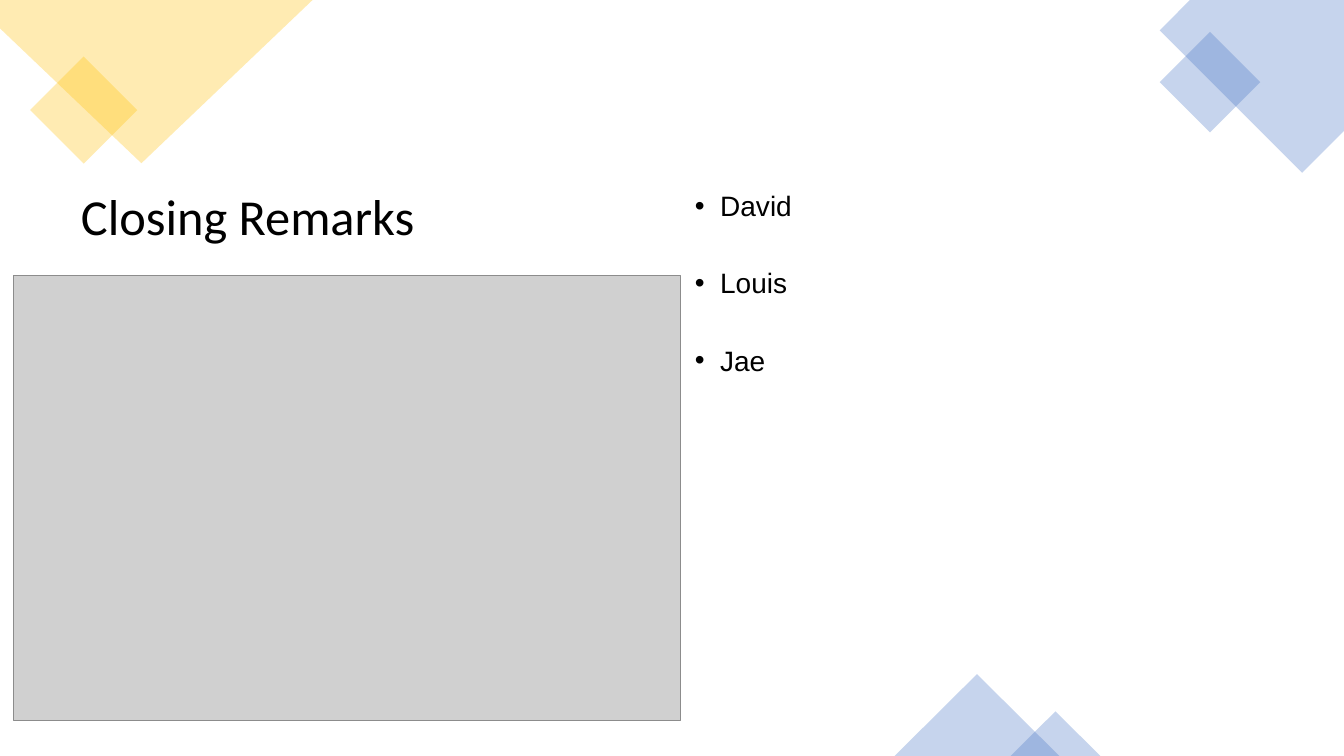
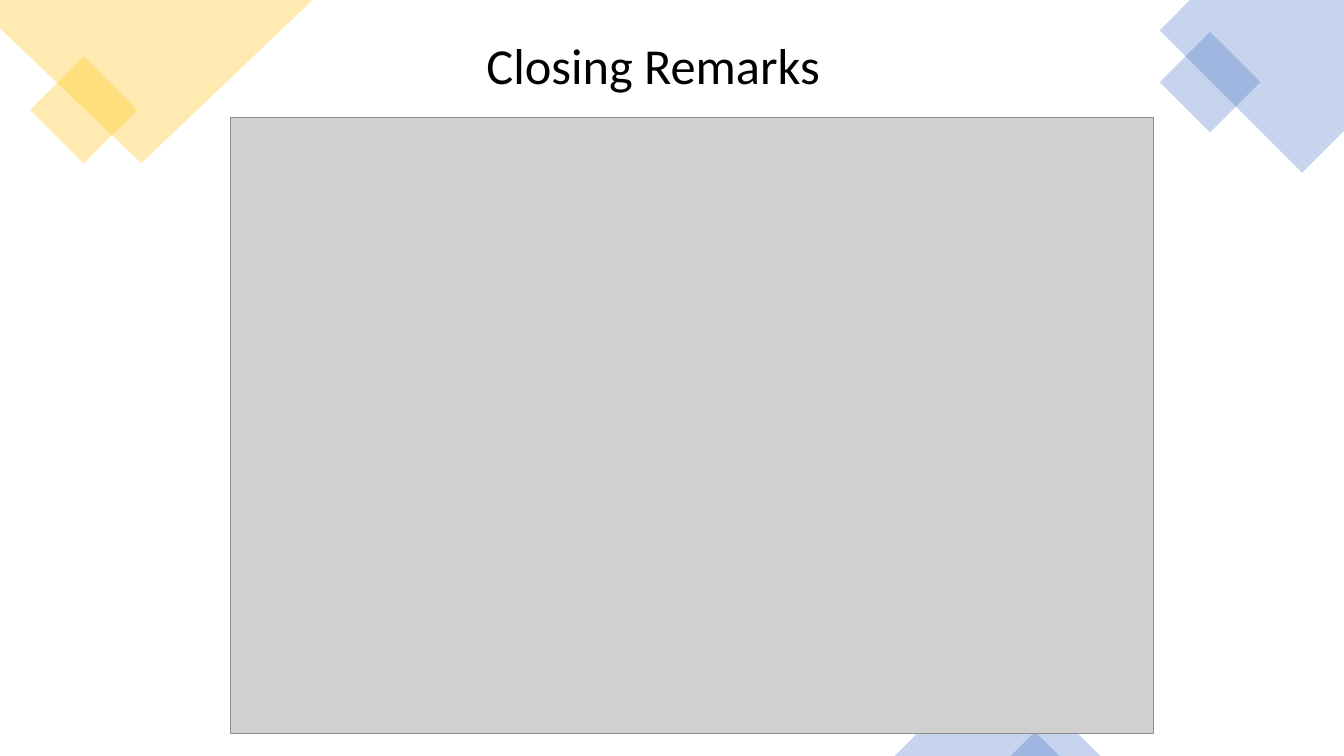
Before and after one commit to 2Delta/GT-Coding-Boot-Camp_Project-1, a slide deck: slide 13 of Project_power_point.pptx. Drawn at 1344x756 pixels with LibreOffice and Linux fonts; fonts in the diff are those of the drawing; grey boxes stand for pictures. Boxes give left, top, right and bottom in pixels: in the first picture for what was removed or moved away, otherwise in the second. Text is boxed around its words. In the diff, an @@ line names an element or a change of style, - is before the commit and + after.

```diff
--- a/Project_power_point.pptx
+++ b/Project_power_point.pptx
@@ title "Closing Remarks": place and size @@
-title "Closing Remarks" at <box>81,200,415,244</box>
+title "Closing Remarks" at <box>486,49,820,93</box>
@@ picture: place and size @@
-picture at <box>14,275,682,720</box>
+picture at <box>230,118,1153,734</box>
@@ text removed at <box>720,195,792,372</box> @@
-• David
-• Louis
-• Jae
```
Also in this commit, not shown: 1 other slide changed.
